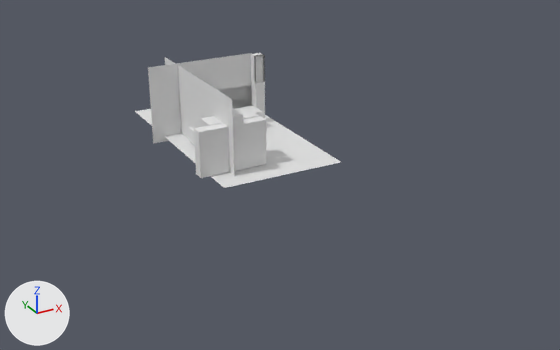
Two versions of the Blender file cozinha_casa.blend, one commit apart.
Before and after are seen from a 50 mm camera at (-59.6, -128.9, 53.9) aimed at (6.5, -8.6, -6.2). Lighting does not change. The marker at lower left points along +X, +Y and +Z.

Objects in the first picture: 'Armario 6', 'Parede 1', 'Parede 2', 'Piso', 'Plane'.
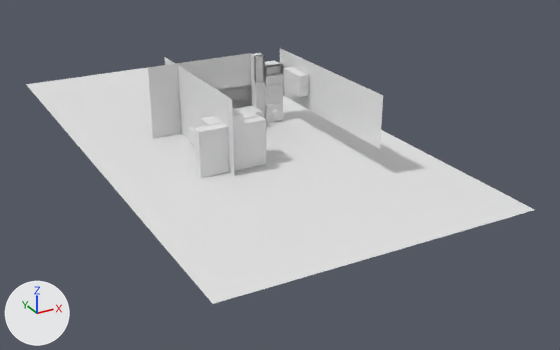
Where the change shows, as pixel boxes (x1, y1, x2, y2) in the pictures (560 x 350 px):
'Piso', rescaled: before (135, 109, 341, 188); after (26, 57, 535, 304)
'Plane.001', added: after (280, 48, 383, 149)
'Cube.002', added: after (265, 61, 283, 86)
'Cube.003', added: after (284, 67, 309, 87)
'Lava Loucas', added: after (265, 83, 283, 105)
'Cube.001', added: after (284, 79, 309, 97)
'Maquina de Lavar Roupa', added: after (265, 102, 283, 123)
'Cylinder.001', added: after (272, 109, 281, 118)

Patch to the scene script:
```diff
--- a/cozinha_casa.blend.py
+++ b/cozinha_casa.blend.py
@@ me_cube_039 @@
+me_cube_039.from_pydata(...)  # 16 vertices, 14 faces; spans x -1.0..1.0, y -1.0..1.0, z -1.0..1.0
@@ ob_piso @@
 ob_piso.location = (0.6, 1.1, 0.0)
-ob_piso.scale = (11.6, 22.4, 6.01)
+ob_piso.scale = (27.7, 53.3, 14.3)
@@ ob_cube_003 @@
+ob_cube_003 = bpy.data.objects.new('Cube.003', me_cube_015.copy())  # the mesh of ob_armario_6
+ob_cube_003.location = (13.1, -3.2, 11.1)
+ob_cube_003.scale = (1.0, 3.15, 1.02)
@@ ob_plane_001 @@
+ob_plane_001 = bpy.data.objects.new('Plane.001', me_plane_005.copy())  # the mesh of ob_fogao
+ob_plane_001.location = (14.2, -12.2, 9.8)
+ob_plane_001.rotation_euler = (0.0, 1.571, 0.0)  # degrees (0, 90, 0)
+ob_plane_001.scale = (4.76, 17.6, 1.0)
@@ ob_cube_002 @@
+ob_cube_002 = bpy.data.objects.new('Cube.002', me_cube_039)
+ob_cube_002.location = (12.1, 5.5, 9.7)
+ob_cube_002.scale = (1.91, 1.91, 1.91)
@@ ob_cube_001 @@
+ob_cube_001 = bpy.data.objects.new('Cube.001', me_cube_015.copy())  # the mesh of ob_armario_6
+ob_cube_001.location = (13.1, -3.2, 9.0)
+ob_cube_001.scale = (1.0, 3.15, 1.02)
@@ ob_lava_loucas @@
+ob_lava_loucas = bpy.data.objects.new('Lava Loucas', me_cube_015.copy())  # the mesh of ob_armario_6
+ob_lava_loucas.location = (12.0, 5.6, 5.7)
+ob_lava_loucas.scale = (1.97, 1.97, 1.97)
@@ ob_cylinder_001 @@
+ob_cylinder_001 = bpy.data.objects.new('Cylinder.001', me_cylinder_005.copy())  # the mesh of ob_botao_5
+ob_cylinder_001.location = (12.1, 3.4, 1.8)
+ob_cylinder_001.rotation_euler = (1.571, 0.0, 0.0)  # degrees (90, 0, 0)
+ob_cylinder_001.scale = (0.878, 0.878, 0.878)
@@ ob_maquina_de_lavar_roupa @@
+ob_maquina_de_lavar_roupa = bpy.data.objects.new('Maquina de Lavar Roupa', me_cube_015.copy())  # the mesh of ob_armario_6
+ob_maquina_de_lavar_roupa.location = (11.9, 5.0, 1.9)
+ob_maquina_de_lavar_roupa.scale = (1.86, 1.86, 1.86)
```
